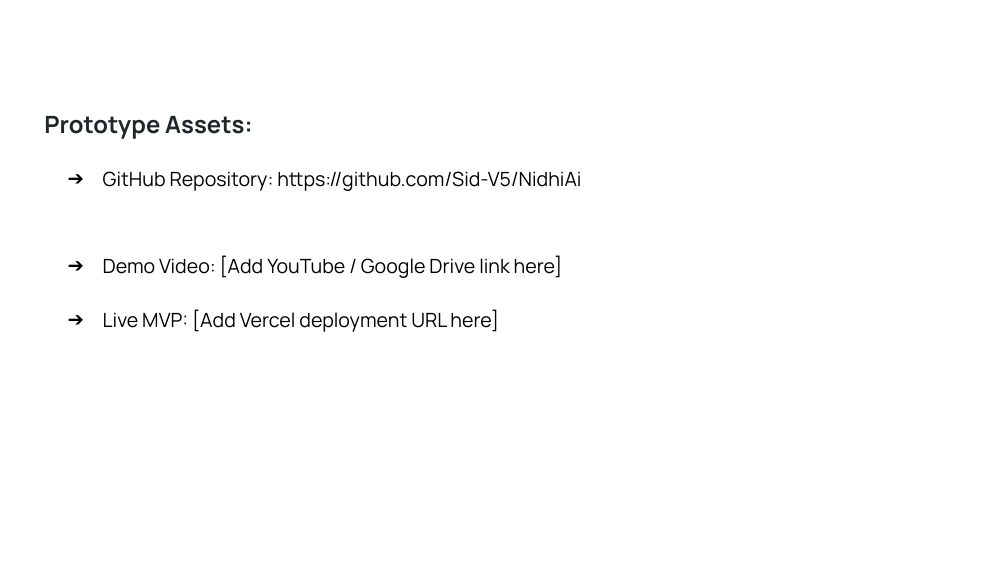
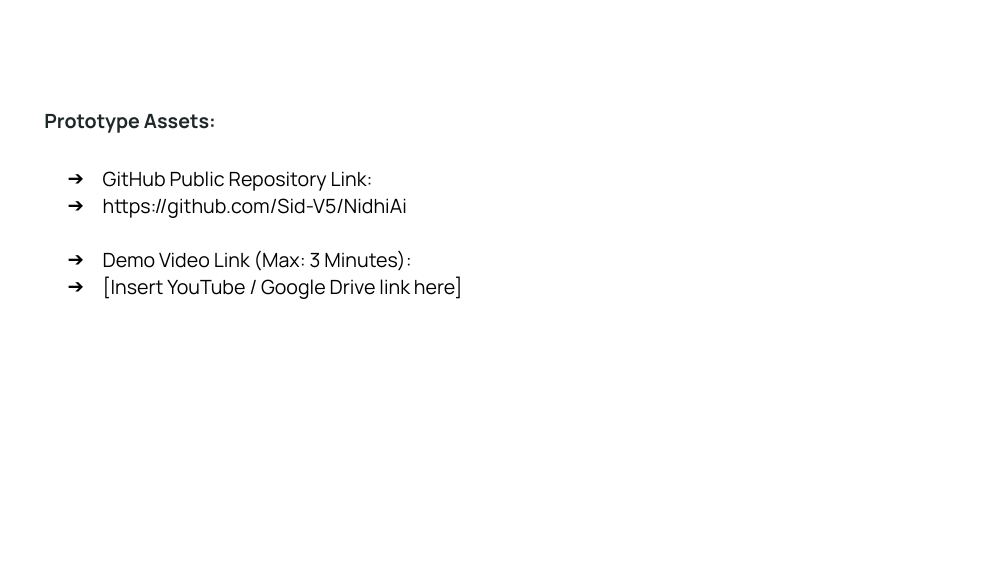
Before and after one commit to Sid-V5/NidhiAi, a slide deck: slide 13 of NidhiAI_Final_Submission.pptx. Drawn at 1008x567 pixels with LibreOffice and Linux fonts; fonts in the diff are those of the drawing; background and template pictures are left out. Boxes give left, top, right and bottom in pixels: in the first picture for what was removed or moved away, otherwise in the second. Text is boxed around its words. In the diff, an @@ line names an element or a change of style, - is before the commit and + after.

```diff
--- a/NidhiAI_Final_Submission.pptx
+++ b/NidhiAI_Final_Submission.pptx
@@ text "Prototype Assets:" at bbox=[44, 114, 216, 133]: size 17 to 14 pt @@
@@ text at bbox=[103, 171, 463, 299]: text changed @@
-➔ GitHub Repository: https://github.com/Sid-V5/NidhiAi
-➔ Demo Video: [Add YouTube / Google Drive link here]
-➔ Live MVP: [Add Vercel deployment URL here]
+➔ GitHub Public Repository Link:
+➔ https://github.com/Sid-V5/NidhiAi
+➔ Demo Video Link (Max: 3 Minutes):
+➔ [Insert YouTube / Google Drive link here]
```
Also in this commit, not shown: 11 other slides changed, 1 slide added, 1 slide removed, 10 other files.
